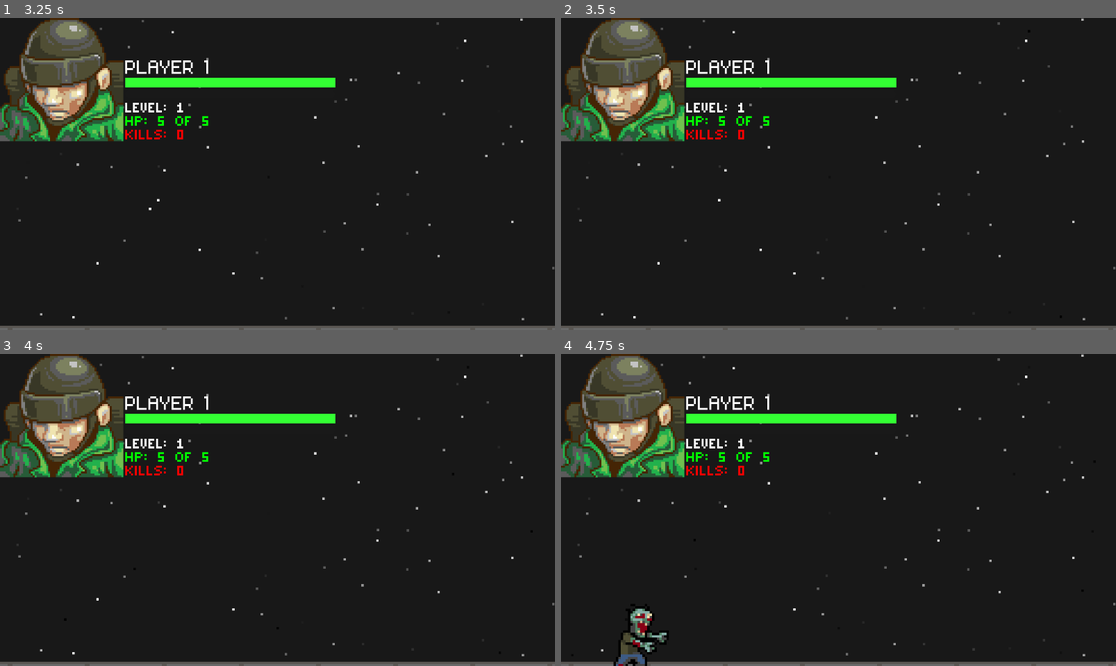
Above: before the commit, frames 1-4 (two rows, left to right).
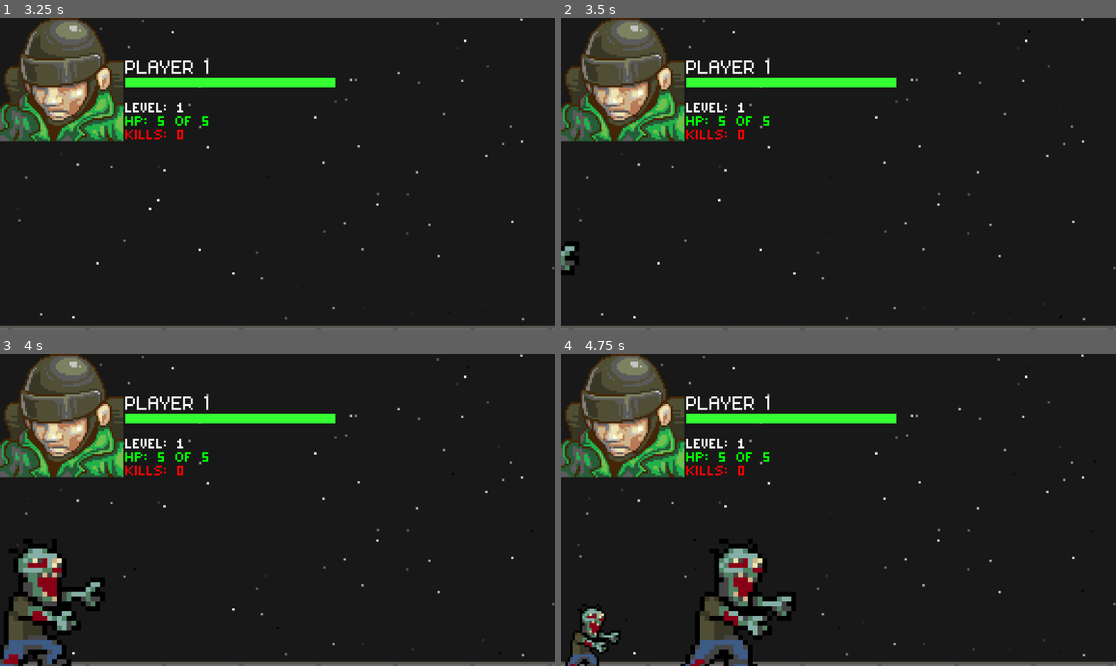
Above: after the commit, the same moments.

Repository: Tekknobot/ZombieSlug
Game: Godot game, scene res://Scenes/Main.tscn
Two runs of this game, one before a commit and one after it. Both use one fixed random seed, a clock stepped at 60 frames per second and the inputs below.
Inputs:
- Up to frame 1 (3.25 s): hold Right (ui_right) 0.53-2.03 s; tap Enter at 1.25, 2.75 s; tap Space at 2 s; hold Left (ui_left) 2.03-2.78 s; hold Right (ui_right) from 2.78 s (still down)
- Up to frame 2 (3.5 s): keep holding Right (ui_right)
- Up to frame 3 (4 s): keep holding Right (ui_right)
- Up to frame 4 (4.75 s): release Right (ui_right) at 4.28 s; hold Left (ui_left) from 4.28 s (still down)

Frame 1 is identical in both runs. In frame 2, 0.1% of the frame differs, in the area x 0-3%, y 73-81%; in frame 3, 2.9%; in frame 4, 4.4%, in the area x 0-43%, y 62-100%.

Commit message:
Push for break.

Diff:
--- a/Scenes/Main.tscn
+++ b/Scenes/Main.tscn
@@ -12,6 +12,7 @@
 [ext_resource type="FontFile" uid="uid://buw362wjb8o8d" path="res://Fonts/magofonts/mago2.ttf" id="7_vaiej"]
 [ext_resource type="PackedScene" path="res://Scenes/Effects/StarNight.tscn" id="10_eeh2b"]
 [ext_resource type="Script" path="res://Scripts/healthbar.gd" id="10_j2nv3"]
+[ext_resource type="AudioStream" uid="uid://63yq6nmq73ny" path="res://Audio/Tracks/80s Zombie (Demo).mp3" id="13_uw5wu"]
 
 [sub_resource type="RectangleShape2D" id="RectangleShape2D_kr8lm"]
 size = Vector2(32, 28)
@@ -858,3 +859,10 @@
 offset_right = 319.25
 offset_bottom = 64.25
 texture = ExtResource("5_rbj0p")
+
+[node name="AudioStreamPlayer2D" type="AudioStreamPlayer2D" parent="."]
+stream = ExtResource("13_uw5wu")
+autoplay = true
+
+[node name="Zombie" parent="." instance=ExtResource("6_blc1p")]
+position = Vector2(-384, -71)
--- a/Scenes/Sprites/soldier.tscn
+++ b/Scenes/Sprites/soldier.tscn
@@ -43,6 +43,7 @@
 [ext_resource type="AudioStream" uid="uid://b11umg6nnmd3t" path="res://Audio/SFX/dog-bark-179915.mp3" id="41_04mpd"]
 [ext_resource type="AudioStream" uid="uid://cueor08orhc0k" path="res://Audio/SFX/shouting-yeah-7043.mp3" id="42_mgngc"]
 [ext_resource type="AudioStream" uid="uid://soum2ofbsnx0" path="res://Audio/SFX/jumps-65494.wav" id="43_ac7py"]
+[ext_resource type="AudioStream" uid="uid://dpslt5sraa3ko" path="res://Audio/Zombie/zombie_massacre_vocal_impact_pain_hurt_01.wav" id="44_m2gep"]
 
 [sub_resource type="SpriteFrames" id="SpriteFrames_yp3ch"]
 animations = [{
@@ -213,3 +214,6 @@
 
 [node name="JumpSfx" type="AudioStreamPlayer2D" parent="."]
 stream = ExtResource("43_ac7py")
+
+[node name="HurtSfx" type="AudioStreamPlayer2D" parent="."]
+stream = ExtResource("44_m2gep")
--- a/Scenes/Sprites/zombie_big.tscn
+++ b/Scenes/Sprites/zombie_big.tscn
@@ -40,6 +40,8 @@
 [ext_resource type="Texture2D" uid="uid://qsa3qudet1kv" path="res://Scenes/Sprites/zombie/move/zomb4.png" id="38_xaff3"]
 [ext_resource type="Texture2D" uid="uid://css7ac8annlfv" path="res://Scenes/Sprites/zombie/move/zomb5.png" id="39_dpsd7"]
 [ext_resource type="Texture2D" uid="uid://b35xkorashy3" path="res://Scenes/Sprites/zombie/move/zomb6.png" id="40_5fi80"]
+[ext_resource type="AudioStream" uid="uid://b8orw1u5dj45q" path="res://Audio/SFX/hitHurt.wav" id="41_7j6dd"]
+[ext_resource type="AudioStream" uid="uid://dg6i58j3chf0p" path="res://Audio/Zombie/zombie_massacre_vocal_attack_short_02.wav" id="42_vwwtp"]
 
 [sub_resource type="SpriteFrames" id="SpriteFrames_yp3ch"]
 animations = [{
@@ -184,7 +186,7 @@
 [sub_resource type="CircleShape2D" id="CircleShape2D_n5t24"]
 radius = 25.02
 
-[node name="ZombieBig" type="CharacterBody2D" groups=["Zombie"]]
+[node name="Zombie" type="CharacterBody2D" groups=["Zombie"]]
 position = Vector2(0, -71)
 script = ExtResource("1_gucco")
 xp_award = 10
@@ -205,3 +207,9 @@
 
 [node name="Point" type="Node2D" parent="."]
 position = Vector2(-18, 24)
+
+[node name="HitSfx" type="AudioStreamPlayer2D" parent="."]
+stream = ExtResource("41_7j6dd")
+
+[node name="DeathSfx" type="AudioStreamPlayer2D" parent="."]
+stream = ExtResource("42_vwwtp")
--- a/Scripts/soldier.gd
+++ b/Scripts/soldier.gd
@@ -32,6 +32,7 @@
 @onready var dog_sfx      := $DogSfx       as AudioStreamPlayer2D
 @onready var merc_sfx     := $MercSfx      as AudioStreamPlayer2D
 @onready var jump_sfx     := $JumpSfx      as AudioStreamPlayer2D
+@onready var hurt_sfx     := $HurtSfx      as AudioStreamPlayer2D
 
 func _ready() -> void:
 	# initialize firing rate
@@ -206,6 +207,8 @@
 	if is_dead:
 		return
 
+	hurt_sfx.play()
+
 	flash()
 	# apply damage via the PlayerStats singleton
 	Playerstats.damage(amount)
--- a/Scripts/zombie.gd
+++ b/Scripts/zombie.gd
@@ -59,6 +59,7 @@
 		if attack_timer.is_stopped():
 			attack_timer.start()
 		if anim.animation != "attack":
+			death_sfx.play()
 			anim.play("attack")
 		anim.flip_h = to_player.x > 0
 
Not shown: 1 places in Scenes/Main.tscn that only renumber resources
Not shown: 1 places in Scenes/Sprites/soldier.tscn that only renumber resources
Not shown: 1 places in Scenes/Sprites/zombie_big.tscn that only renumber resources
